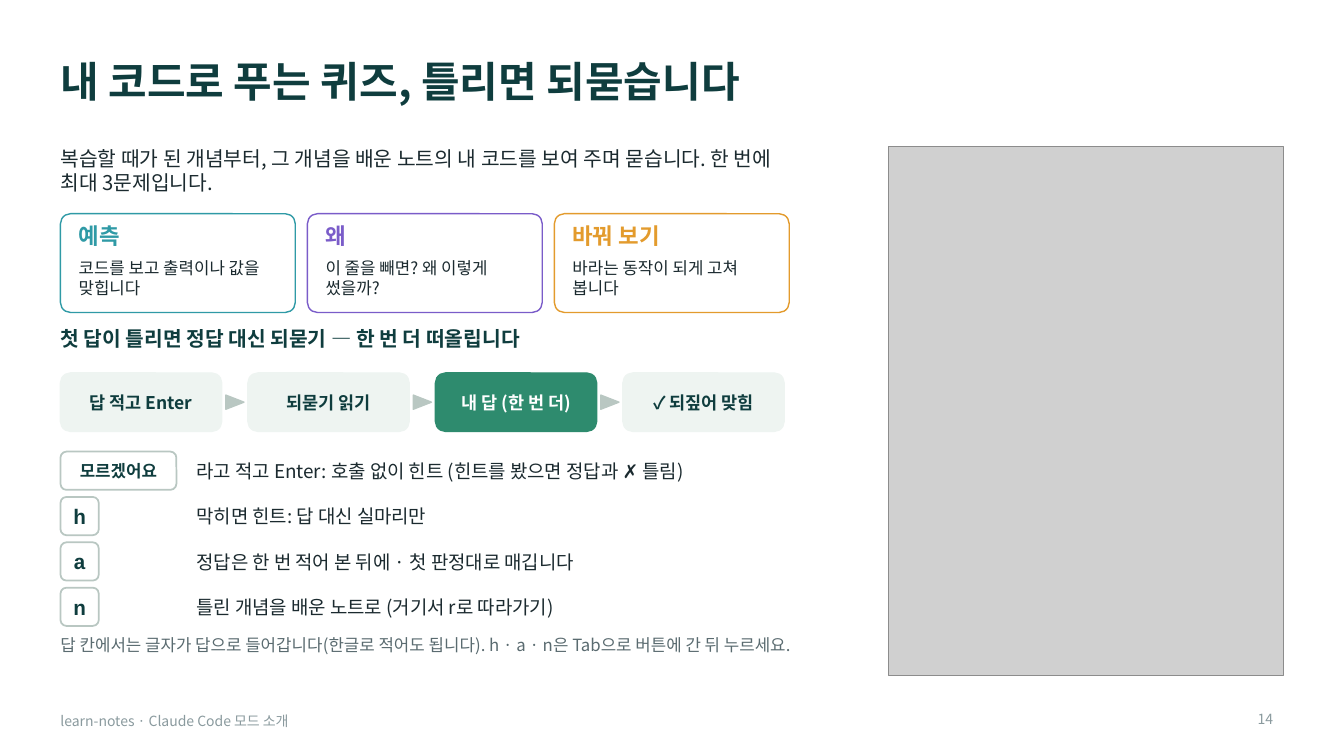
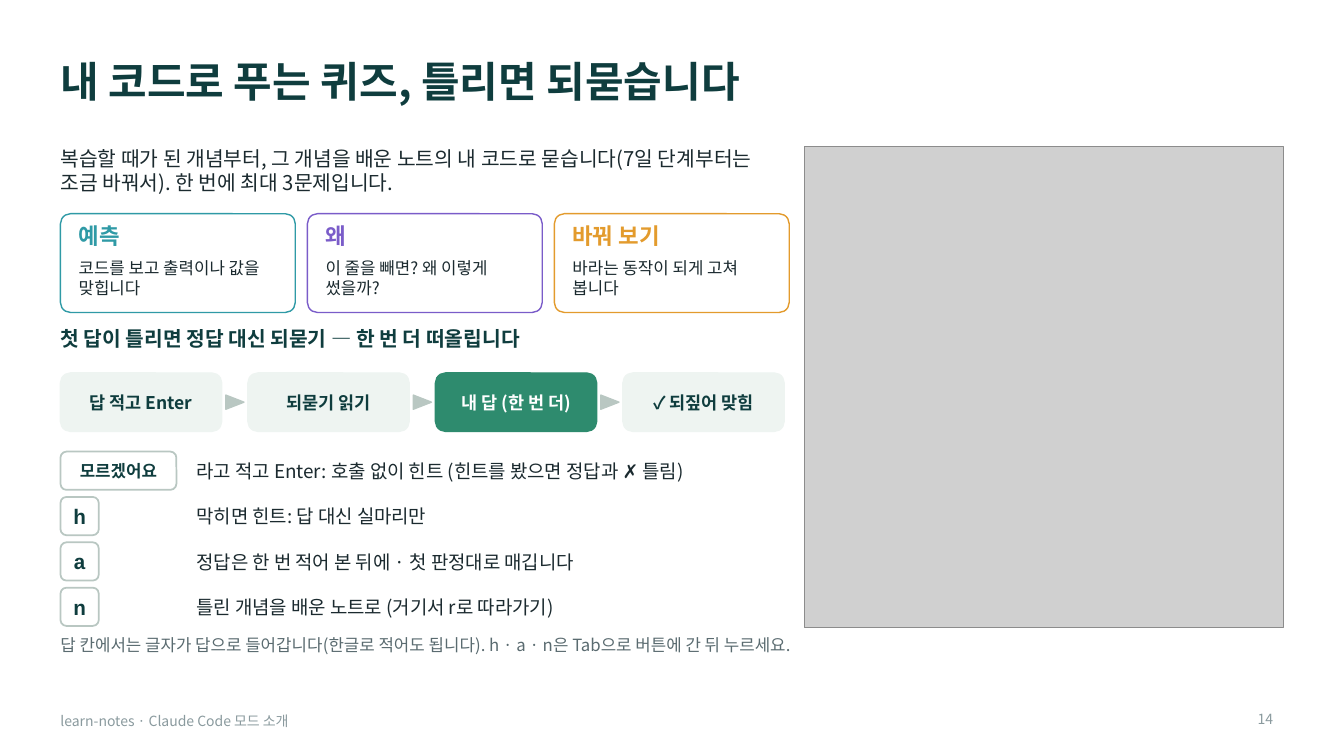
Before and after one commit to Owen-YC/learn-notes, a slide deck: slide 14 of docs/team/learn-notes-intro.pptx. Drawn at 1344x756 pixels with LibreOffice and Linux fonts; fonts in the diff are those of the drawing; grey boxes stand for pictures. Boxes give left, top, right and bottom in pixels: in the first picture for what was removed or moved away, otherwise in the second. Text is boxed around its words. In the diff, an @@ line names an element or a change of style, - is before the commit and + after.

```diff
--- a/docs/team/learn-notes-intro.pptx
+++ b/docs/team/learn-notes-intro.pptx
@@ text at (60,149,752,194): text changed @@
-복습할 때가 된 개념부터, 그 개념을 배운 노트의 내 코드를 보여 주며 묻습니다. 한 번에 최대 3문제입니다.
+복습할 때가 된 개념부터, 그 개념을 배운 노트의 내 코드로 묻습니다(7일 단계부터는 조금 바꿔서). 한 번에 최대 3문제입니다.
@@ picture: place and size @@
-picture at (888,146,1284,676)
+picture at (805,146,1284,628)
```
Also in this commit, not shown: 16 other slides changed, 2 slides added, 22 other files.
